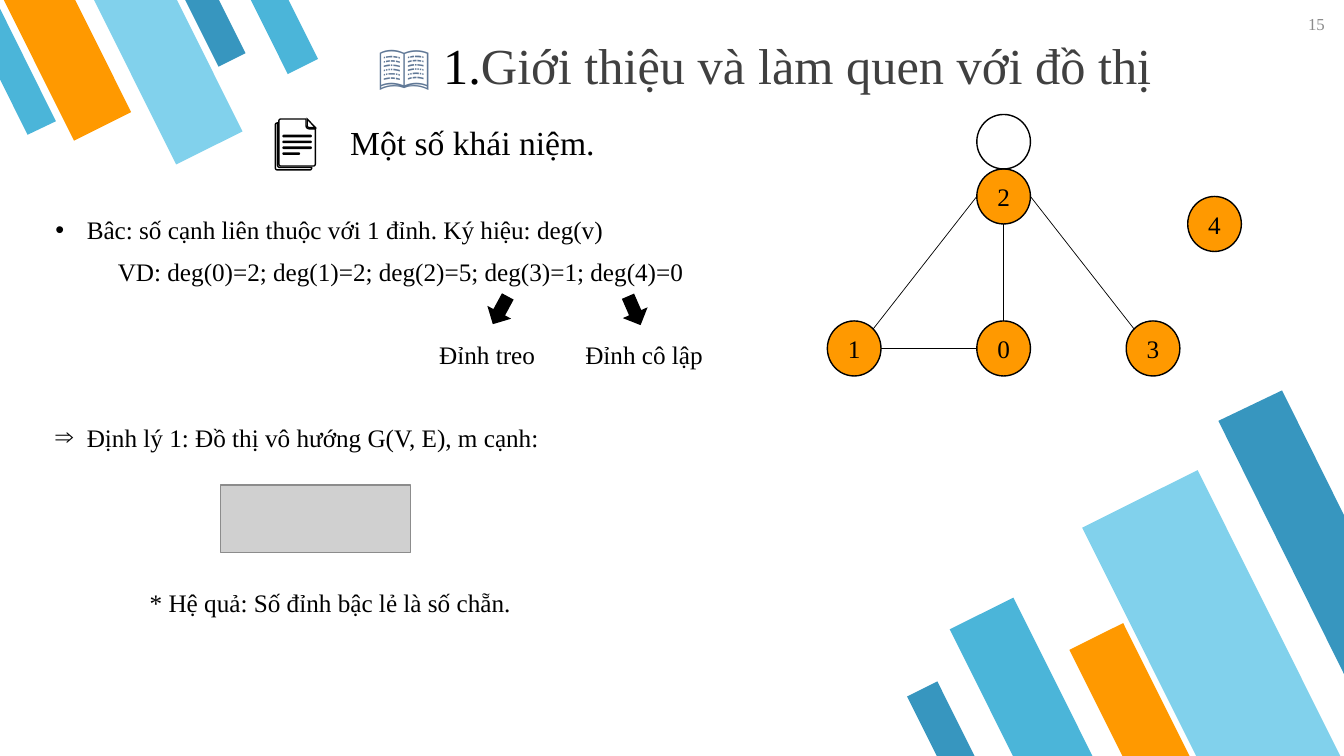
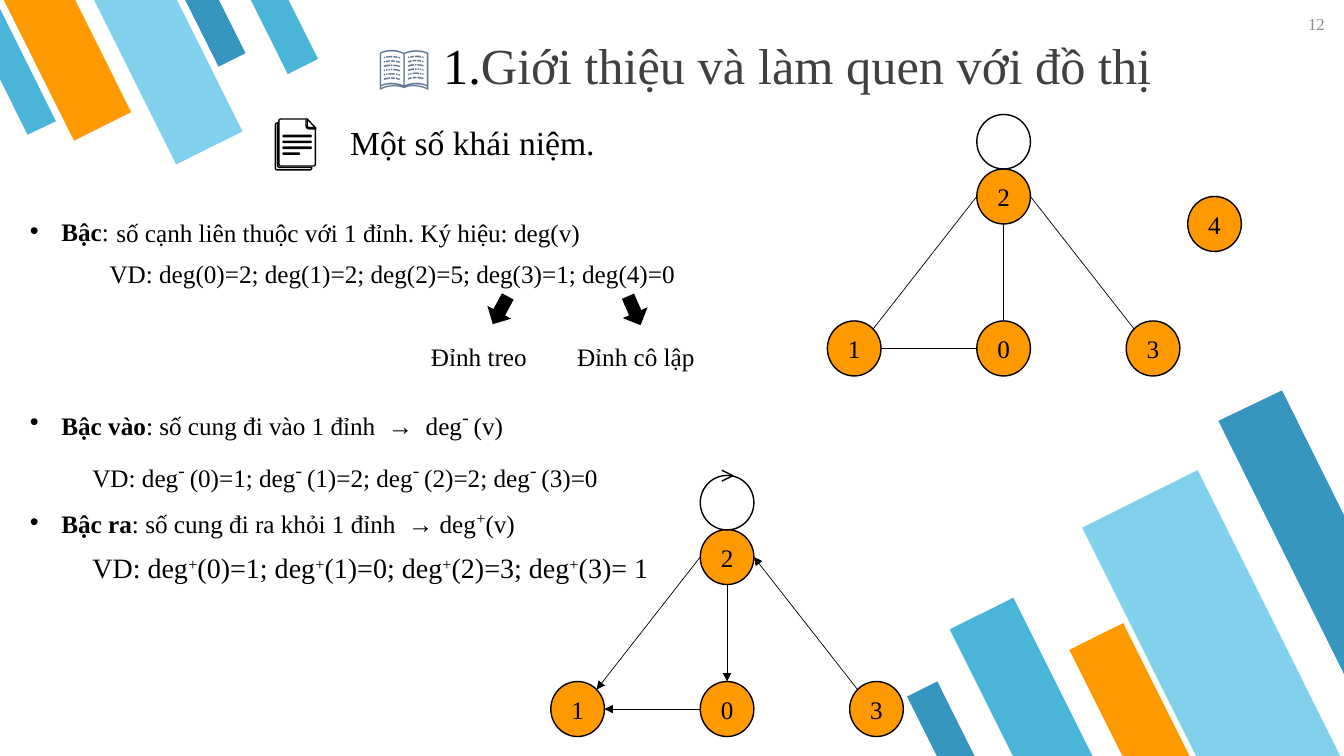
Before and after one commit to Nhom006/Nhom006, a slide deck: slide 12 of Bai_thuyet_trinh/graph.pptx (slide 15 before the commit). Drawn at 1344x756 pixels with LibreOffice and Linux fonts; fonts in the diff are those of the drawing; grey boxes stand for pictures. Boxes give left, top, right and bottom in pixels: in the first picture for what was removed or moved away, otherwise in the second. Text is boxed around its words. In the diff, an @@ line names an element or a change of style, - is before the commit and + after.

```diff
--- a/Bai_thuyet_trinh/graph.pptx
+++ b/Bai_thuyet_trinh/graph.pptx
@@ page number at (1308,19,1325,30): text changed @@
-15
+12
@@ text "số cạnh liên thuộc với ...": place and size @@
-text "số cạnh liên thuộc với ..." at (87,220,682,618)
+text "số cạnh liên thuộc với ..." at (110,223,695,372)
@@ text added at (61,223,109,246), 18 pt, text #000000, bold @@
+• Bậc:
@@ text at (116,223,580,248): text changed @@
-• Bâc: số cạnh liên thuộc với 1 đỉnh. Ký hiệu: deg(v)
+số cạnh liên thuộc với 1 đỉnh. Ký hiệu: deg(v)
@@ text added at (61,416,648,583), 18 pt, text #000000 @@
+• Bậc vào: số cung đi vào 1 đỉnh → deg- (v)
+VD: deg- (0)=1; deg- (1)=2; deg- (2)=2; deg- (3)=0
+• Bậc ra: số cung đi ra khỏi 1 đỉnh → deg+(v)
+VD: deg+(0)=1; deg+(1)=0; deg+(2)=3; deg+(3)= 1
@@ text at (87,428,538,618): paragraphs removed @@
-⇒ Định lý 1: Đồ thị vô hướng G(V, E), m cạnh:
-* Hệ quả: Số đỉnh bậc lẻ là số chẵn.
@@ ellipse added at (701,476,754,530), fill #FFFFFF, outline #000000 1 pt @@
@@ text added at (711,454,756,494), 18 pt, text #000000, bold @@
+>
@@ picture removed at (221,485,410,553) @@
@@ ellipse added at (701,529,754,585), fill #FF9900, outline #000000 1 pt, 18 pt, text #000000 @@
+2
@@ arrow added from (701, 558) to (597, 690), #000000 0.5 pt @@
@@ arrow added from (858, 690) to (754, 558), #000000 0.5 pt @@
@@ arrow added from (727, 585) to (727, 682), #000000 0.5 pt @@
@@ ellipse added at (551,682,604,737), fill #FF9900, outline #000000 1 pt, 18 pt, text #000000 @@
+1
@@ ellipse added at (701,682,754,737), fill #FF9900, outline #000000 1 pt, 18 pt, text #000000 @@
+0
@@ ellipse added at (850,682,903,737), fill #FF9900, outline #000000 1 pt, 18 pt, text #000000 @@
+3
@@ arrow added from (701, 709) to (605, 709), #000000 0.5 pt @@
```
Also in this commit, not shown: 13 other slides changed, 44 slides added, 22 slides removed, 1 other file.
